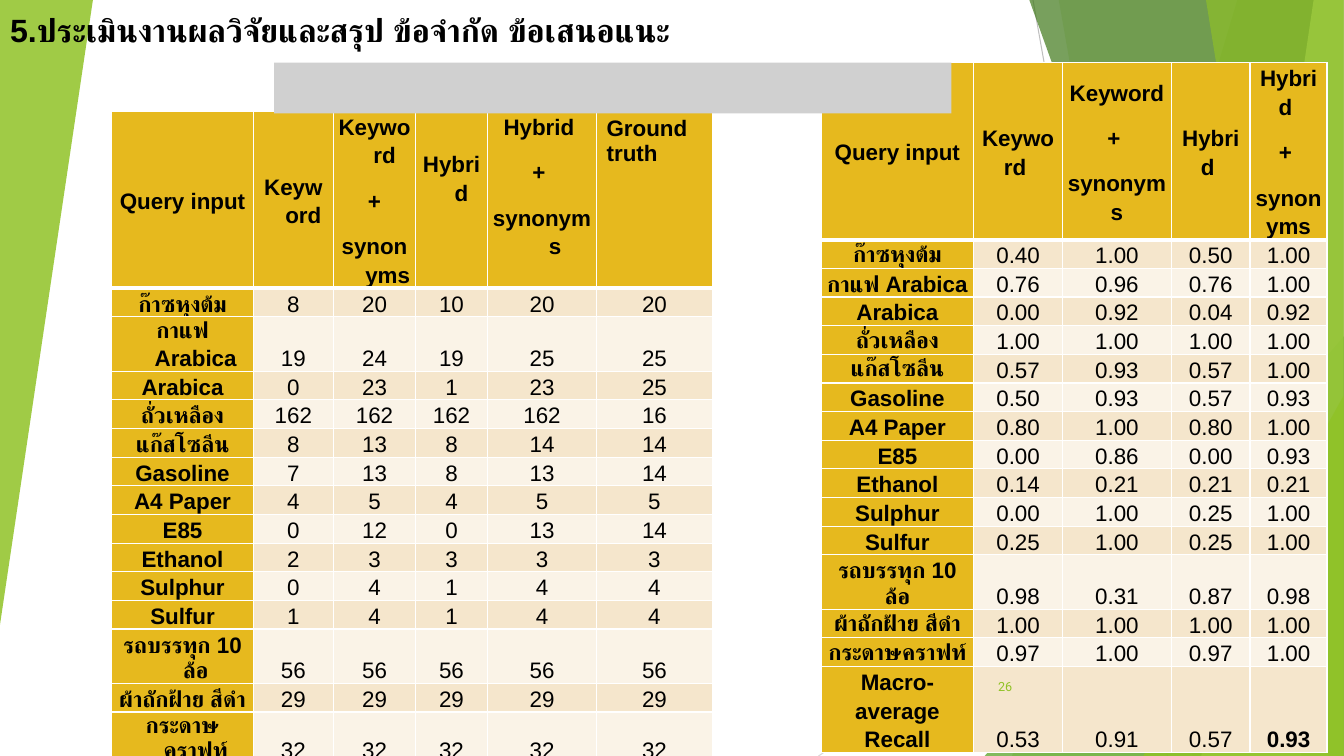
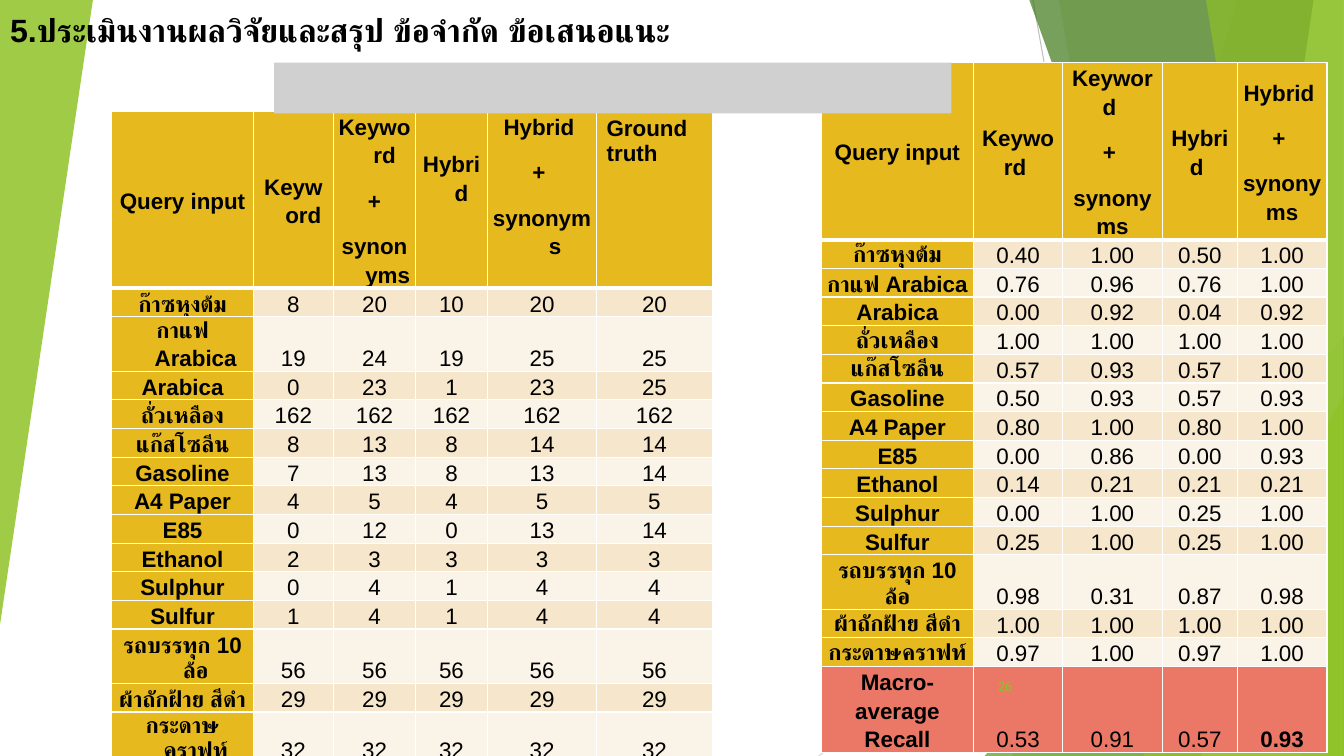
Before and after one commit to nanutnutna/thesis_ef, a slide deck: slide 26 of proposal/Now.pptx. Drawn at 1344x756 pixels with LibreOffice and Linux fonts; fonts in the diff are those of the drawing; grey boxes stand for pictures. Boxes give left, top, right and bottom in pixels: in the first picture for what was removed or moved away, otherwise in the second. Text is boxed around its words. In the diff, an @@ line names an element or a change of style, - is before the commit and + after.

```diff
--- a/proposal/Now.pptx
+++ b/proposal/Now.pptx
@@ table at (821, 63, 1327, 752) @@
@@ fill #E6B91E to #EB7766 in row 16, column 1 @@
@@ fill #F5E6CD to #EB7766 in 4 cells @@
@@ table at (112, 112, 712, 717) @@
-row 5, column 6: 16
+row 5, column 6: 162
@@ page number removed at (998, 682, 1012, 691) @@
-26
```
Also in this commit, not shown: 6 other slides changed, 9 other files.
